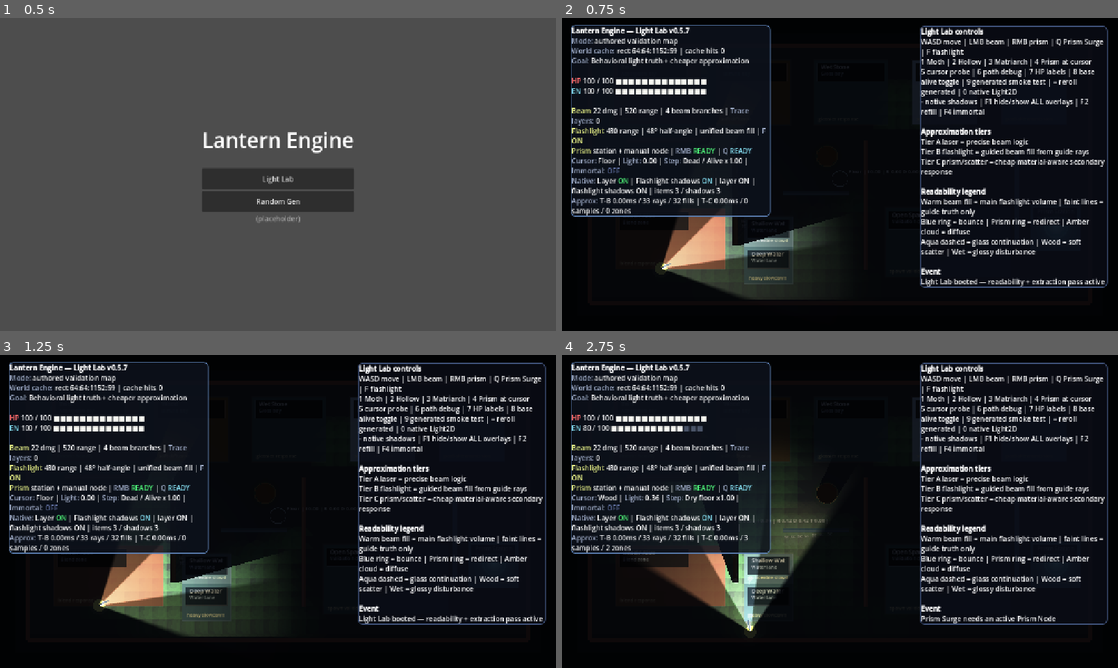
Above: before the commit, frames 1-4 (two rows, left to right).
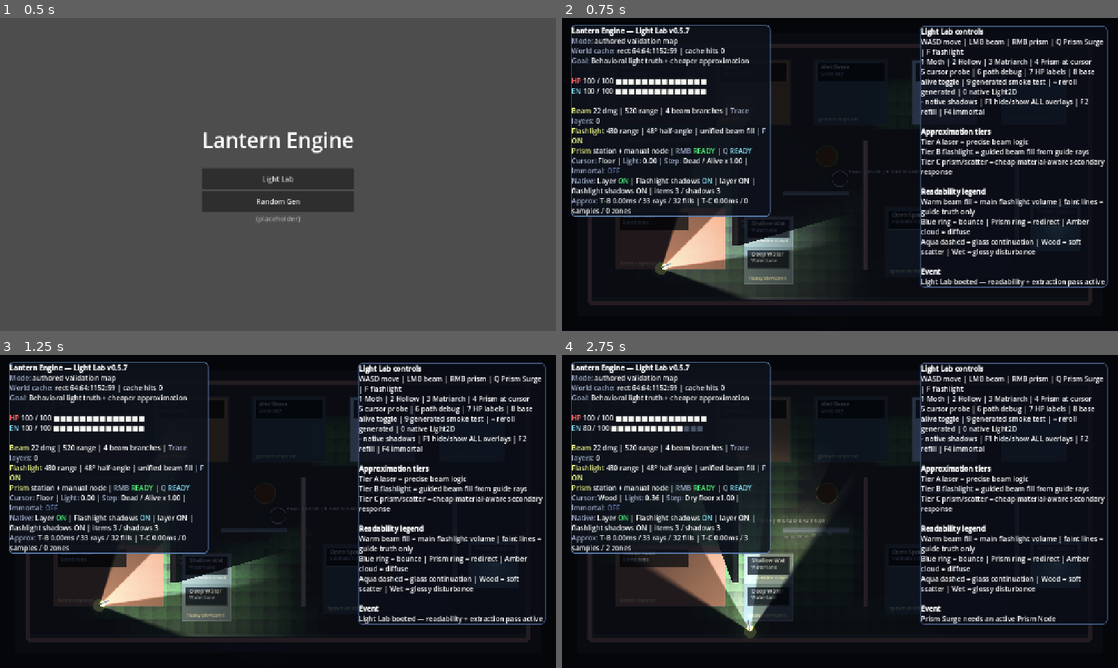
Above: after the commit, the same moments.

Repository: Nopppa/lantern-engine
Game: Godot game, scene res://scenes/main.tscn
Two runs of this game, one before a commit and one after it. Both use one fixed random seed, a clock stepped at 60 frames per second and the inputs below.
Inputs (mouse positions are in pixels of both pictures, inside the frame that each line leads up to):
- Up to frame 1 (0.5 s): no input
- Up to frame 2 (0.75 s): click "Light Lab" at 0.5 s
- Up to frame 3 (1.25 s): no input
- Up to frame 4 (2.75 s): tap Enter (ui_accept) at 1.25, 1.52, 2.27 s; move the mouse to (962, 495) at 1.27 s; hold D (move_right) 1.28-2.03 s; click (962, 495) at 1.35 s; move the mouse to (728, 527) at 2.02 s; hold S (move_down) from 2.03 s (still down); tap Q (cast_prism_surge) at 2.1 s

Frame 1 is identical in both runs. In frame 2, 3.5% of the frame differs, in the area x 10-65%, y 13-90%; in frame 3, 3.6%; in frame 4, 3.4%.

Commit message:
fix: brighten ambient and fully light hit surfaces

Diff:
--- a/scripts/gameplay/native_light_presentation.gd
+++ b/scripts/gameplay/native_light_presentation.gd
@@ -17,7 +17,7 @@
 # Tunables  (all presentation-only)
 # ---------------------------------------------------------------------------
 
-const AMBIENT_COLOR := Color(0.12, 0.13, 0.16, 1.0)
+const AMBIENT_COLOR := Color(0.24, 0.26, 0.32, 1.0)
 
 const NATIVE_LIGHT_ITEM_MASK := 3
 const NATIVE_SHADOW_MASK := 3
--- a/scripts/light_lab_scene.gd
+++ b/scripts/light_lab_scene.gd
@@ -933,10 +933,30 @@
 	draw_circle(pos, radius, color)
 	draw_circle(pos, radius * 0.62, Color(color.r, color.g, color.b, color.a * 0.42))
 
+func _patch_light_strength(rect: Rect2) -> float:
+	var samples := [
+		rect.get_center(),
+		rect.position + Vector2(rect.size.x * 0.22, rect.size.y * 0.22),
+		rect.position + Vector2(rect.size.x * 0.78, rect.size.y * 0.22),
+		rect.position + Vector2(rect.size.x * 0.22, rect.size.y * 0.78),
+		rect.position + Vector2(rect.size.x * 0.78, rect.size.y * 0.78)
+	]
+	var total := 0.0
+	for sample: Vector2 in samples:
+		total += _light_intensity_at(sample)
+	return clampf(total / float(samples.size()), 0.0, 1.0)
+
+func _surface_light_strength(a: Vector2, b: Vector2) -> float:
+	var samples := [a.lerp(b, 0.18), a.lerp(b, 0.5), a.lerp(b, 0.82)]
+	var total := 0.0
+	for sample: Vector2 in samples:
+		total += _light_intensity_at(sample)
+	return clampf(total / float(samples.size()), 0.0, 1.0)
+
 func _draw() -> void:
-	draw_rect(get_viewport_rect(), Color(0.05, 0.055, 0.075, 1.0), true)
-	draw_rect(ARENA_RECT.grow(28.0), Color(0.09, 0.10, 0.13, 0.94), true)
-	draw_rect(ARENA_RECT, Color(0.15, 0.16, 0.19, 1.0), true)
+	draw_rect(get_viewport_rect(), Color(0.09, 0.10, 0.13, 1.0), true)
+	draw_rect(ARENA_RECT.grow(28.0), Color(0.16, 0.17, 0.22, 0.96), true)
+	draw_rect(ARENA_RECT, Color(0.24, 0.25, 0.30, 1.0), true)
 	for cell: Dictionary in dead_alive_cells:
 		var rect: Rect2 = cell["rect"]
 		var blend: float = float(cell["display"])
@@ -954,14 +974,20 @@
 			draw_circle(center, r * 0.38, Color(alive_color.r * 1.15, alive_color.g * 1.15, alive_color.b * 1.10, blend * 0.25))
 	for patch: Dictionary in _light_world_patches():
 		var mat := LightMaterials.get_definition(patch["material_id"])
-		var patch_color := Color(mat["color"].r, mat["color"].g, mat["color"].b, 0.82)
+		var patch_rect: Rect2 = patch["rect"]
+		var patch_color := Color(mat["color"].r, mat["color"].g, mat["color"].b, 0.90)
 		var title := String(patch.get("title", patch.get("label", "")))
 		if title.contains("Shallow"):
 			patch_color = patch_color.lightened(0.12)
 		elif title.contains("Deep"):
 			patch_color = patch_color.darkened(0.08)
-		draw_rect(patch["rect"], patch_color, true)
-		draw_rect(patch["rect"], Color(1, 1, 1, 0.08), false, 2.0)
+		var light_strength := _patch_light_strength(patch_rect)
+		var lit_fill := patch_color.lightened(0.18 + light_strength * 0.52)
+		draw_rect(patch_rect, patch_color, true)
+		if light_strength > 0.02:
+			draw_rect(patch_rect, Color(lit_fill.r, lit_fill.g, lit_fill.b, 0.22 + light_strength * 0.34), true)
+			draw_rect(patch_rect, Color(1.0, 0.96, 0.86, 0.05 + light_strength * 0.12), true)
+		draw_rect(patch_rect, Color(1, 1, 1, 0.10 + light_strength * 0.08), false, 2.0)
 	for zone: Dictionary in lit_zones:
 		_draw_lit_zone(zone)
 	for flash: Dictionary in hit_flashes:
@@ -971,8 +997,16 @@
 		draw_circle(flash["pos"], flash_radius, Color(flash_color.r, flash_color.g, flash_color.b, 0.10 * flash_t))
 	for surface: Dictionary in _light_world_occluders():
 		var mat := LightMaterials.get_definition(surface["material_id"])
-		draw_line(surface["a"], surface["b"], mat["color"], 10.0)
-		draw_line(surface["a"], surface["b"], Color(1, 1, 1, 0.12), 2.0)
+		var a: Vector2 = surface["a"]
+		var b: Vector2 = surface["b"]
+		var surface_strength := _surface_light_strength(a, b)
+		var base_color: Color = Color(mat["color"].r, mat["color"].g, mat["color"].b, 1.0)
+		var lit_color := base_color.lightened(0.20 + surface_strength * 0.60)
+		draw_line(a, b, base_color.darkened(0.06), 10.0)
+		if surface_strength > 0.02:
+			draw_line(a, b, Color(lit_color.r, lit_color.g, lit_color.b, 0.28 + surface_strength * 0.40), 14.0)
+		draw_line(a, b, lit_color, 10.0)
+		draw_line(a, b, Color(1, 1, 1, 0.12 + surface_strength * 0.16), 2.0)
 	for trunk: Dictionary in _light_world_tree_entities():
 		var pos: Vector2 = trunk["pos"]
 		var radius: float = float(trunk["radius"])
